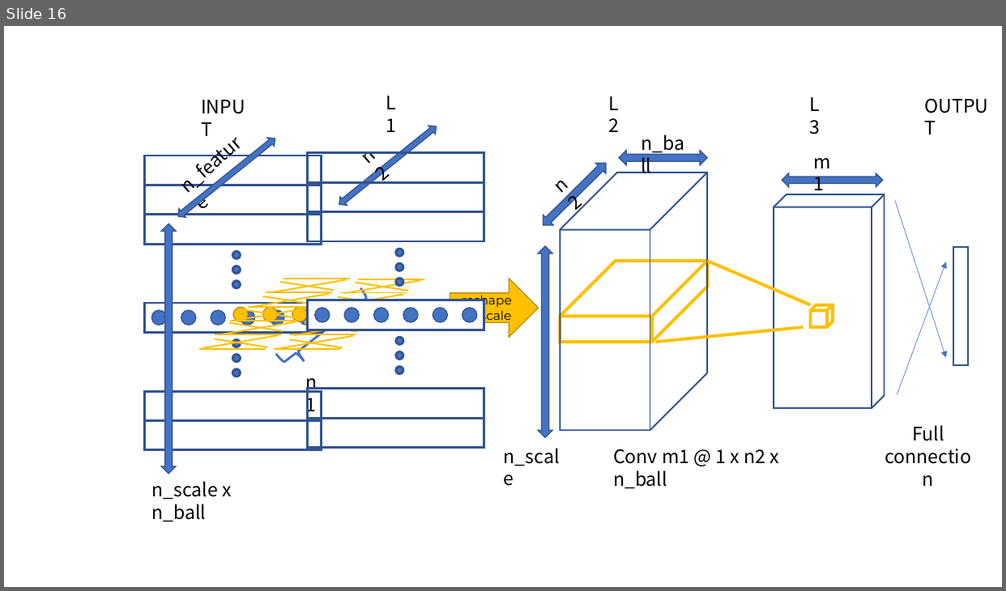
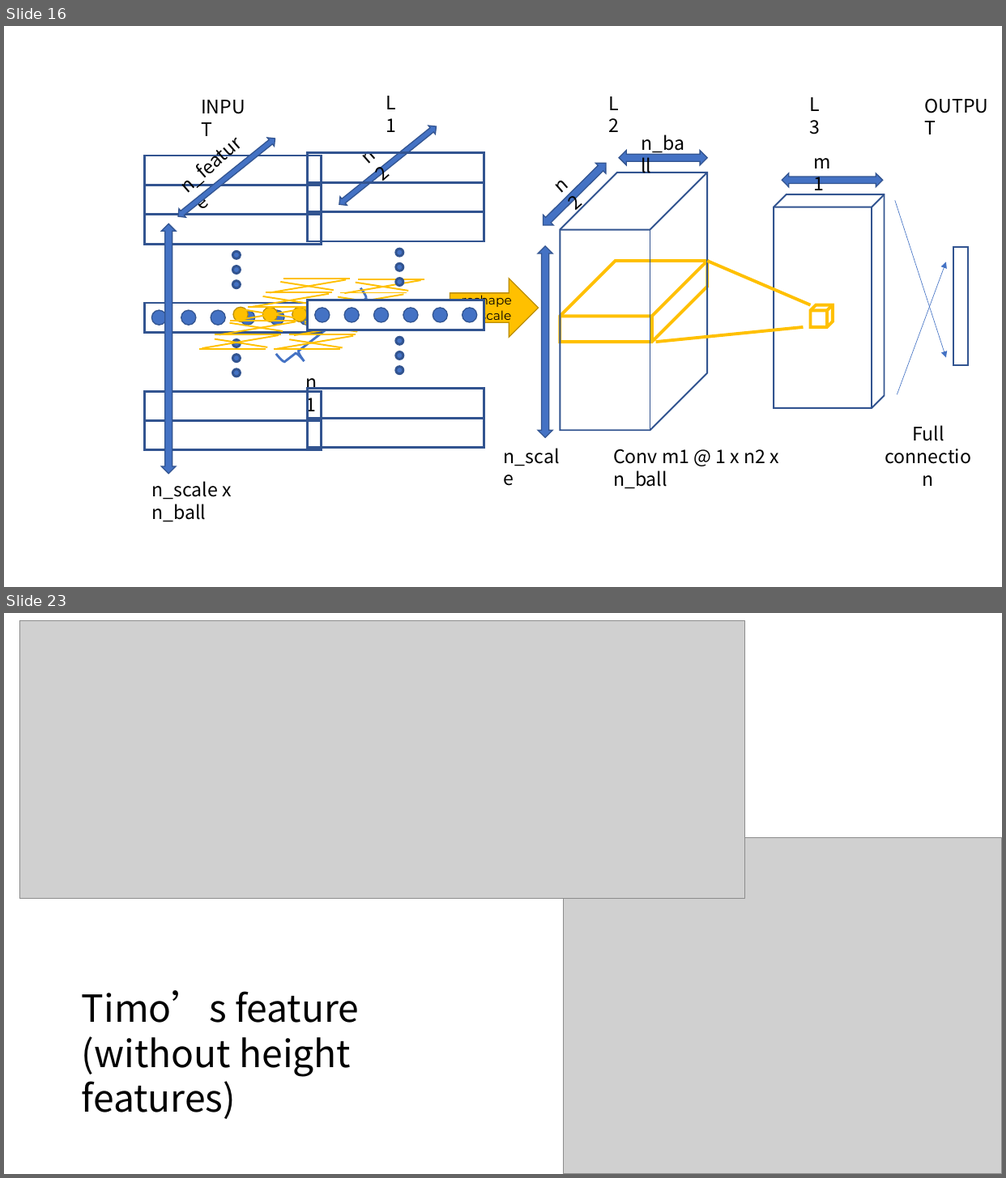
Before and after one commit to eglrp/nuage_de_points, a slide deck: projet/report.pptx. Shown one above the other, each under a label of ours: slide 16 before the commit, slides 16 and 23 after it; the slides between them are not shown. The pictures are 1006x591 and 1006x1178 pixels, drawn with LibreOffice and Linux fonts; fonts in the diff are those of the drawing; grey boxes stand for pictures. Boxes give left, top, right and bottom in pixels: in the first picture for what was removed or moved away, otherwise in the second. Text is boxed around its words. In the diff, an @@ line names an element or a change of style, - is before the commit and + after.

```diff
--- a/projet/report.pptx
+++ b/projet/report.pptx
@@ slide 23 added at <box>4,613,1002,1174</box>, background #FFFFFF @@
@@ picture added at <box>19,621,746,899</box> @@
@@ picture added at <box>563,837,1002,1174</box> @@
@@ text added at <box>82,990,359,1119</box>, 36 pt, text #000000 @@
+Timo’s feature
+(without height features)
```
Also in this commit, not shown: 2 slides changed, 9 other slides added, 2 slides removed.
